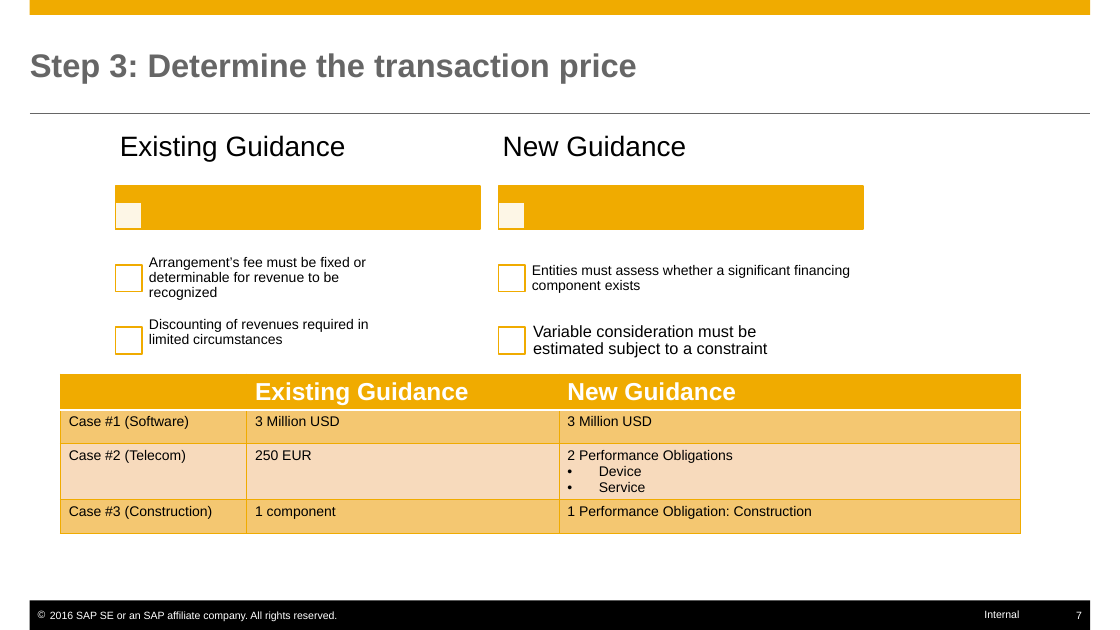
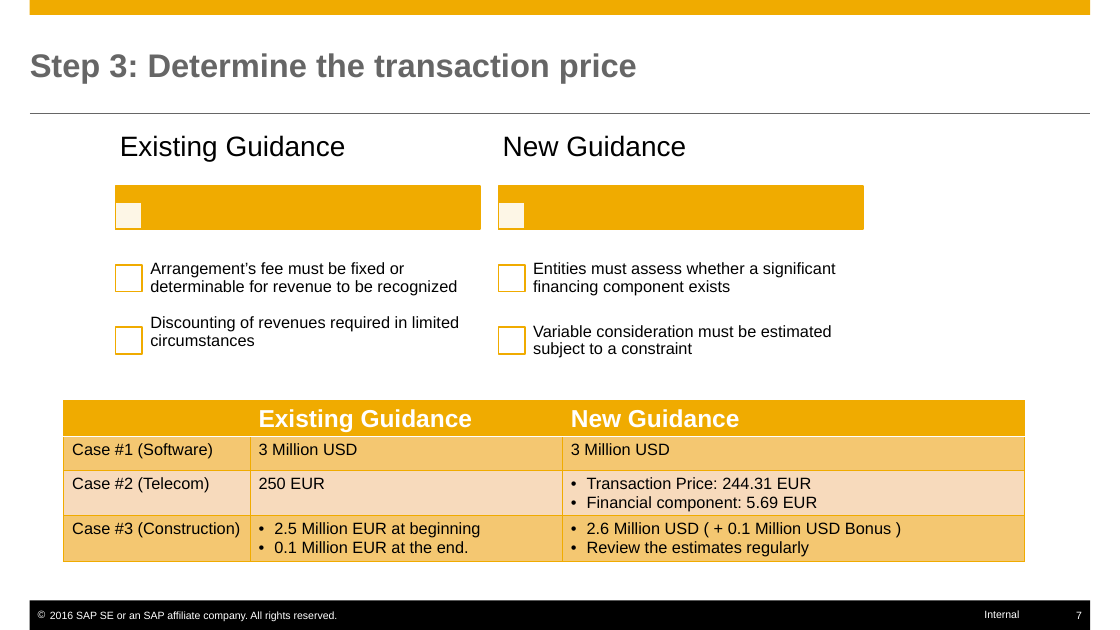
Before and after one commit to farseen1982/SAPWork, a slide deck: slide 7 of Documentation/LearningDay_RAR_Case.pptx. Drawn at 1120x630 pixels with LibreOffice and Linux fonts; fonts in the diff are those of the drawing. Boxes give left, top, right and bottom in pixels: in the first picture for what was removed or moved away, otherwise in the second. Text is boxed around its words. In the diff, an @@ line names an element or a change of style, - is before the commit and + after.

```diff
--- a/Documentation/LearningDay_RAR_Case.pptx
+++ b/Documentation/LearningDay_RAR_Case.pptx
@@ size 12 to 14 pt in 3 elements at bbox=[150, 262, 457, 295], bbox=[150, 316, 459, 346], bbox=[533, 262, 836, 295] @@
@@ text "Variable consideration must be estimated ..." rewrapped from bbox=[533, 325, 768, 358] to bbox=[533, 325, 832, 358] @@
@@ table at bbox=[64, 400, 1024, 568] @@
-row 3, column 3: 2 Performance Obligations / Device / Service
+row 3, column 3: Transaction Price: 244.31 EUR / Financial component: 5.69 EUR
-row 4, column 2: 1 component
+row 4, column 2: 2.5 Million EUR at beginning / 0.1 Million EUR at the end.
-row 4, column 3: 1 Performance Obligation: Construction
+row 4, column 3: 2.6 Million USD ( + 0.1 Million USD Bonus ) / Review the estimates regularly
@@ size 12 to 14 pt in "Case #1 (Software)", "3 Million USD", "3 Million USD", "Case #2 (Telecom)" and 2 more places @@
@@ table: place and size @@
-table at bbox=[60, 374, 1021, 538]
+table at bbox=[64, 400, 1024, 568]
```
Also in this commit, not shown: 5 other slides changed, 6 slides added, 4 slides removed, 1 other file.
